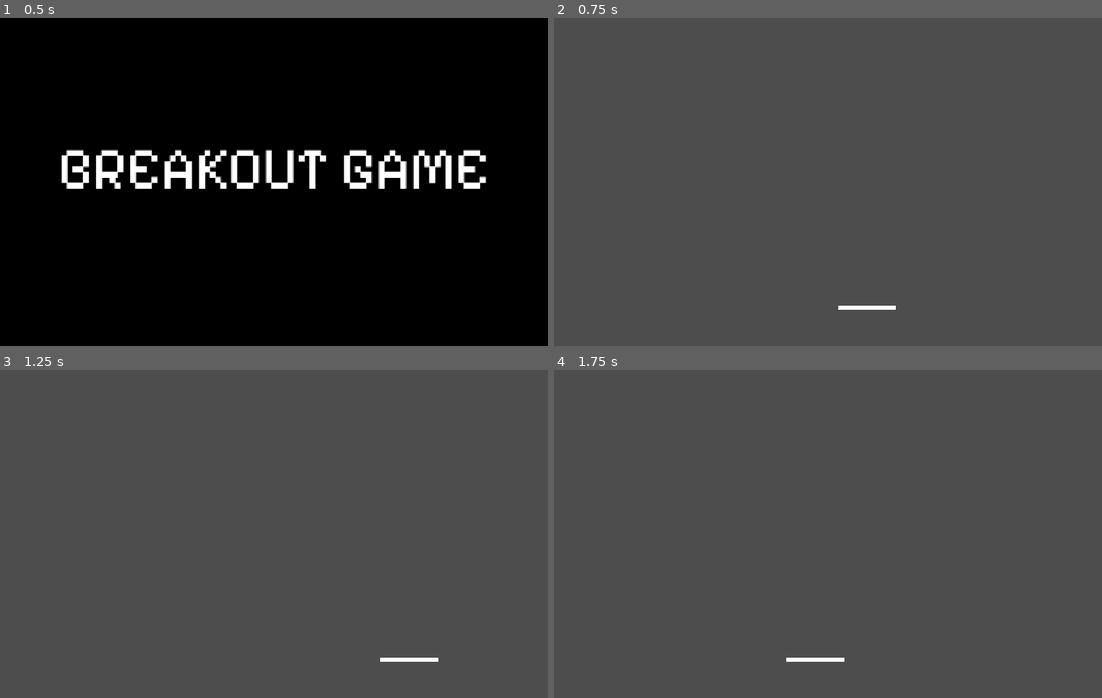
Above: before the commit, frames 1-4 (two rows, left to right).
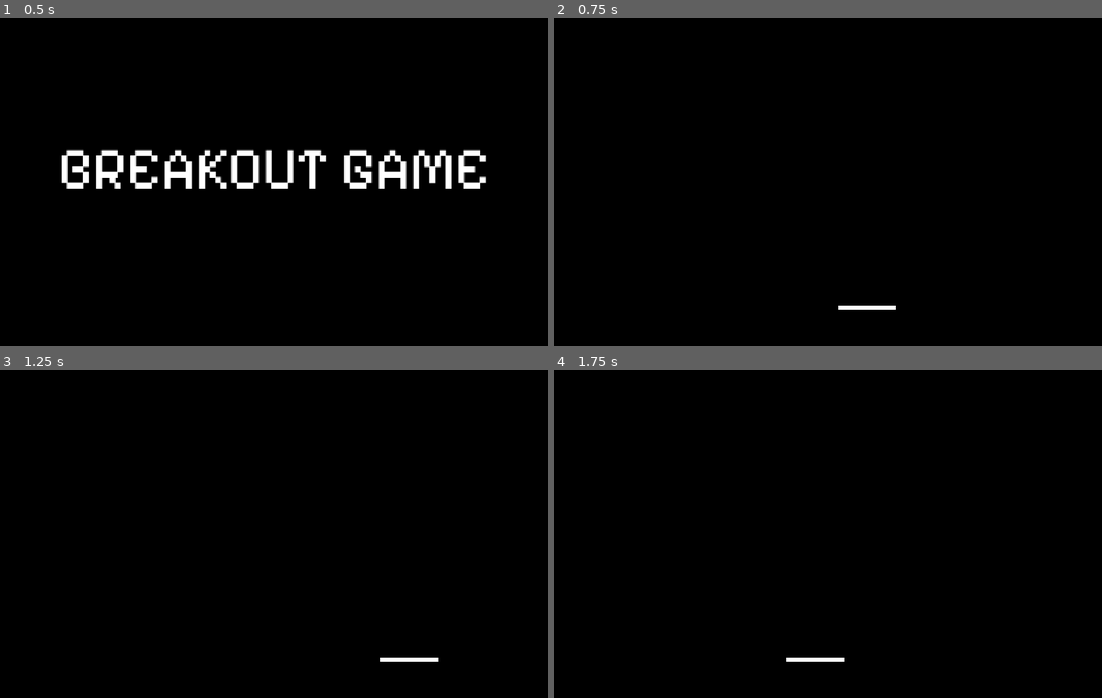
Above: after the commit, the same moments.

Repository: memothelemo/erupt
Game: Godot game, scene res://scenes/Master.tscn
Two runs of this game, one before a commit and one after it. Both use one fixed random seed, a clock stepped at 60 frames per second and the inputs below.
Inputs:
- Up to frame 1 (0.5 s): no input
- Up to frame 2 (0.75 s): hold Right (move_right) from 0.53 s (still down); tap Space (start_game) at 0.6 s
- Up to frame 3 (1.25 s): keep holding Right (move_right)
- Up to frame 4 (1.75 s): tap Enter at 1.25 s; release Right (move_right) at 1.28 s; hold A (move_left) from 1.28 s (still down); tap Space (start_game) at 1.35 s

Frame 1 is identical in both runs. In frame 2, 100% of the frame differs, in the area x 0-100%, y 0-100%; in frame 3, 100%; in frame 4, 100%.

Commit message:
feat(breakout): add black background

Diff:
--- a/scenes/breakout/Breakout.tscn
+++ b/scenes/breakout/Breakout.tscn
@@ -8,6 +8,18 @@
 [node name="Breakout" type="Node2D" unique_id=1488633031]
 script = ExtResource("1_mjnfu")
 
+[node name="BackgroundLayer" type="CanvasLayer" parent="." unique_id=1810180855]
+layer = -1
+
+[node name="Background" type="ColorRect" parent="BackgroundLayer" unique_id=85040266]
+anchors_preset = 15
+anchor_right = 1.0
+anchor_bottom = 1.0
+grow_horizontal = 2
+grow_vertical = 2
+mouse_filter = 2
+color = Color(0, 0, 0, 1)
+
 [node name="Paddle" parent="." unique_id=1048028882 instance=ExtResource("1_o6xyp")]
 position = Vector2(501, 530)
 script = ExtResource("3_baxow")
